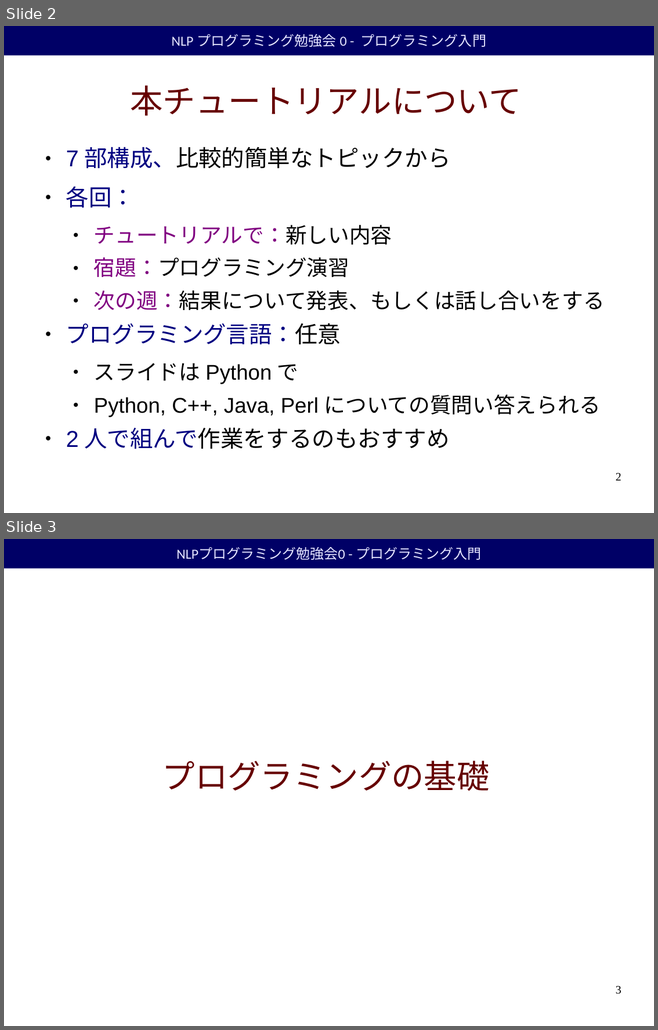
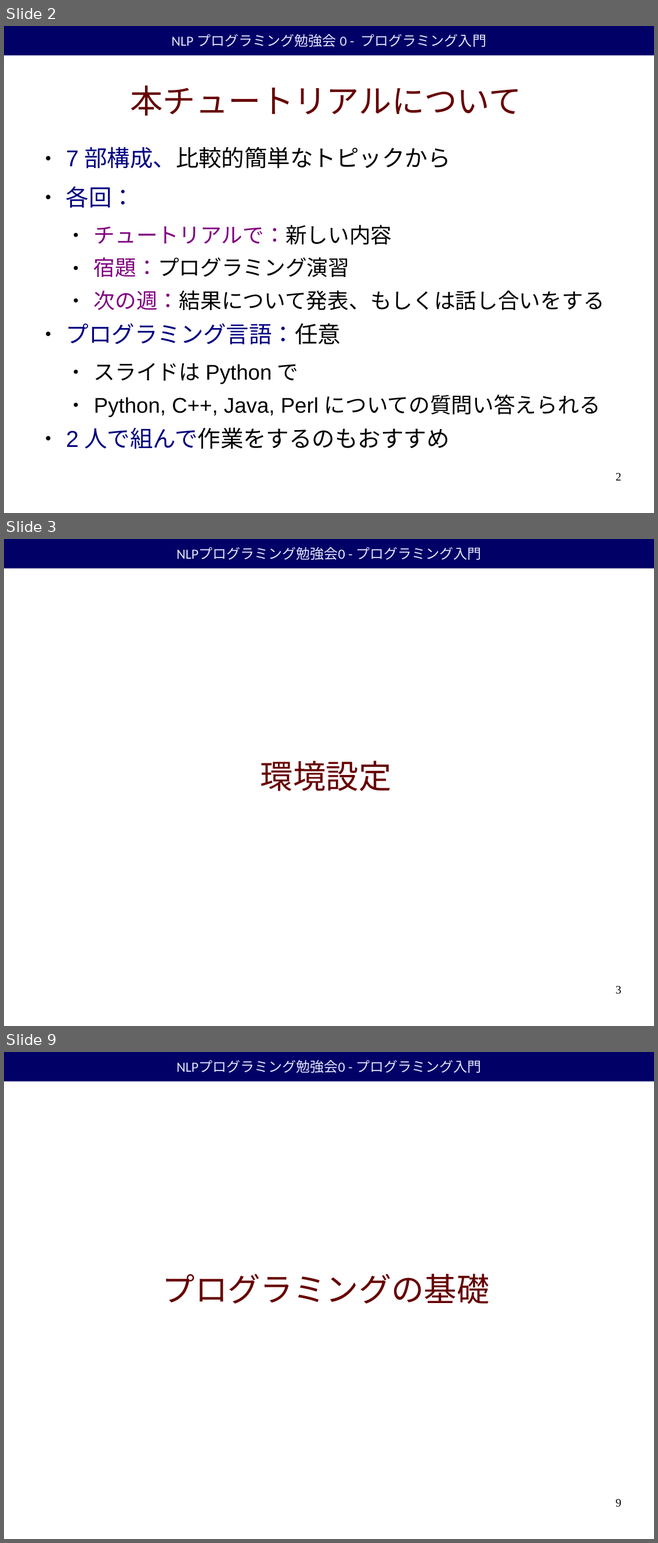
Before and after one commit to duffrind/nlppractice, a slide deck: 00-intro/nlp-programming-ja-00-intro.odp. Shown one above the other, each under a label of ours: slides 2 and 3 before the commit, slides 2, 3 and 9 after it; the slides between them are not shown. The pictures are 658x1030 and 658x1543 pixels, drawn with LibreOffice and Linux fonts; fonts in the diff are those of the drawing; background and template pictures are left out. Boxes give left, top, right and bottom in pixels: in the first picture for what was removed or moved away, otherwise in the second. Text is boxed around its words. In the diff, an @@ line names an element or a change of style, - is before the commit and + after.

```diff
--- a/00-intro/nlp-programming-ja-00-intro.odp
+++ b/00-intro/nlp-programming-ja-00-intro.odp
@@ slide 3 added at (x1=4, y1=539, x2=654, y2=1026), background #FFFFFF; not listed: 1 template element that a slide beside it also shows @@
@@ title added at (x1=260, y1=761, x2=391, y2=791), 40 pt, text #660000 @@
+環境設定
@@ page number added at (x1=615, y1=986, x2=621, y2=994), 14 pt, text #000000 @@
+3
@@ what was slide 3 is now slide 9 @@
@@ page number at (x1=615, y1=1499, x2=621, y2=1507): text changed @@
-3
+9
```
Also in this commit, not shown: 2 slides changed, 4 other slides added, 4 other files.
